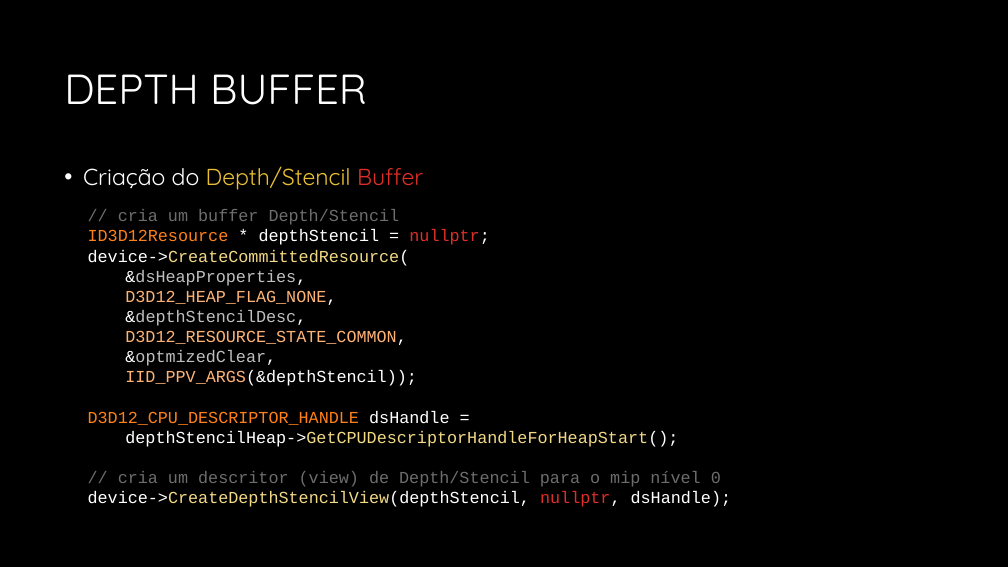
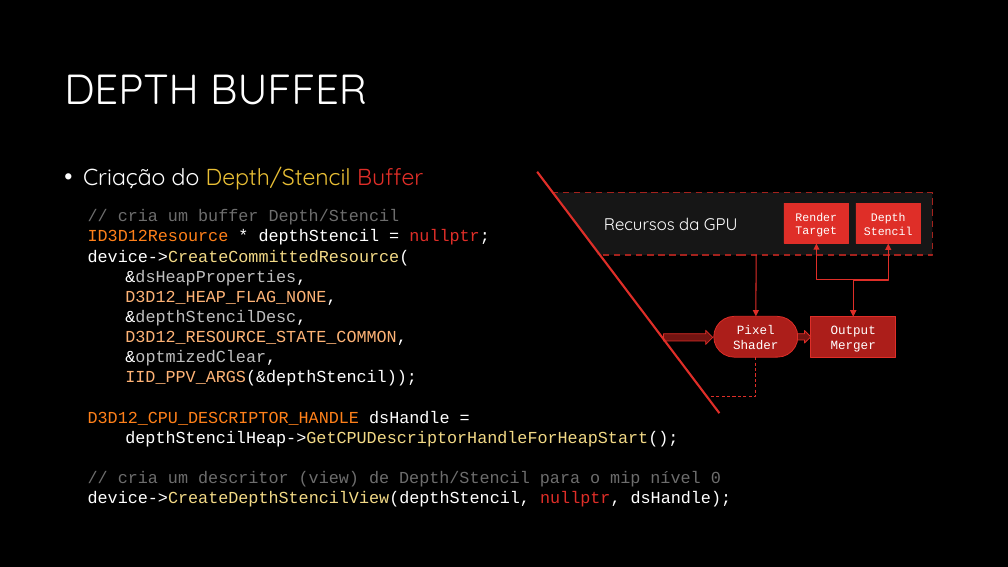
Before and after one commit to JudsonSS/CG, a slide deck: slide 22 of Slides/06. Inicialização do Direct3D.pptx (slide 19 before the commit). Drawn at 1008x567 pixels with LibreOffice and Linux fonts; fonts in the diff are those of the drawing; background and template pictures are left out. Boxes give left, top, right and bottom in pixels: in the first picture for what was removed or moved away, otherwise in the second. Text is boxed around its words. In the diff, an @@ line names an element or a change of style, - is before the commit and + after.

```diff
--- a/Slides/06. Inicialização do Direct3D.pptx
+++ b/Slides/06. Inicialização do Direct3D.pptx
@@ group added at (534,172,932,414): 4 rectangles, 2 elbow double arrows, 2 down arrows, 1 rounded rectangle, 1 text, 1 elbow line, 1 arrow, 1 right triangle, 1 line @@
+Output Merger
+Pixel Shader
+Render Target
+Depth Stencil
+Recursos da GPU
```
Also in this commit, not shown: 13 other slides changed, 3 slides added.
